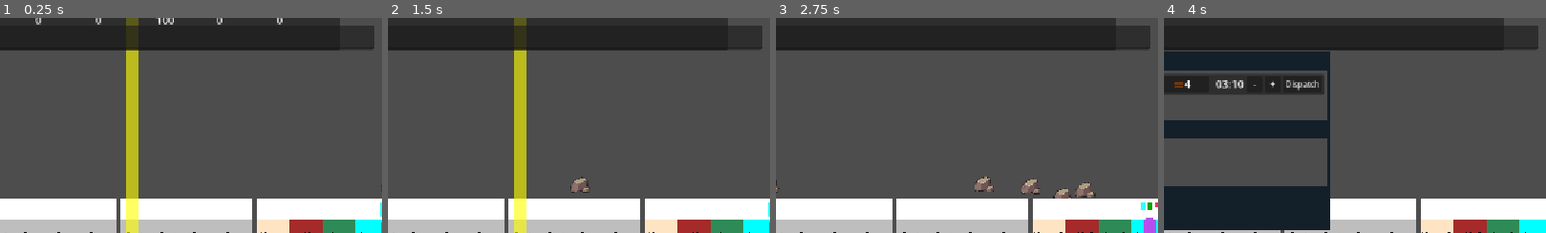
Above: before the commit, frames 1-4 (left to right).
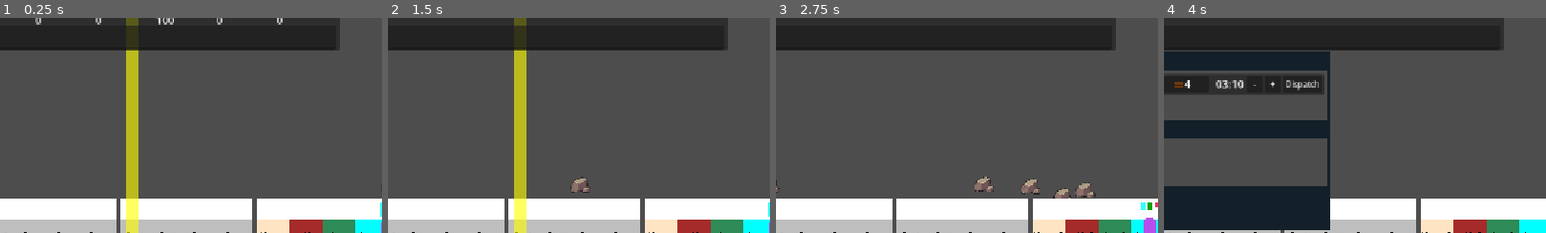
Above: after the commit, the same moments.

Repository: Sphinx111/ed_and_morgs_train_builder
Game: Godot game, scene res://Scenes/traincar.tscn
Same seed, same stepped clock (60 frames per second), same inputs: the game is played once before the commit and once after it.
Inputs (mouse positions are % of the whole screen's width and height, from its top left):
- Up to frame 1 (0.25 s): no input
- Up to frame 2 (1.5 s): click "Workers" at 0.5 s; click "Pass++" at 1.25 s
- Up to frame 3 (2.75 s): click (98, 98) at 2 s
- Up to frame 4 (4 s): click (68, 97) at 2.75 s; click "Expeditions" at 3.5 s
The pictures show only the part of the screen within x 36-86%, y 6-56%; the shares and areas given below are measured in that part.

The runs differ from the first frame. In frame 1, 1.0% of the frame differs, in the area x 88-98%, y 3-15%; in frame 2, 1.0%; in frame 3, 1.0%; in frame 4, 1.0%.

Commit message:
Skeleton of a Narrative event dialog system
narrative_engine controls triggering of events.
NarrativeEvent contains the model for different types of events
DialogPopup views/displays the data from a NarrativeEvent and provides buttons
TrainEvent is a model container for things affecting the train
EventProcessor consumes TrainEvents and applies changes to the train, for example adding resources.

Diff:
--- /dev/null
+++ b/DialogPopup.gd
@@ -0,0 +1,84 @@
+extends Control
+
+class_name DialogPopup
+
+@onready var promptLabel: RichTextLabel = get_node("DialogPanel/PromptLabel")
+@onready var button1: Button = get_node("DialogPanel/Button1")
+@onready var button2: Button = get_node("DialogPanel/Button2")
+@onready var button3: Button = get_node("DialogPanel/Button3")
+
+signal option1
+signal option2
+signal option3
+signal finished
+
+var choiceMade : int = 0
+var stepPos : int = 0
+var activeEvent : NarrativeEvent
+var ready_to_close : bool = false
+
+func set_event(new_event: NarrativeEvent) -> void:
+	activeEvent = new_event
+	_load_step(stepPos)
+
+func _load_step(stepNum : int) -> void:
+	if stepNum > activeEvent.stepsCount:
+		print_debug("%d stepcount reached???" % stepNum)
+		return
+	if (activeEvent.sequence[stepNum] == NarrativeEvent.OUTCOME):
+		promptLabel.text = activeEvent.outcomeTexts[choiceMade]
+		button1.text = "Continue"
+		button1.show()
+		ready_to_close = true
+		return
+	elif (activeEvent.sequence[stepNum] == NarrativeEvent.TEXT_ONLY):
+		promptLabel.text = activeEvent.promptTexts[stepNum]
+		button1.text = "Continue"
+		button1.show()
+	elif (activeEvent.sequence[stepNum] == NarrativeEvent.CHOICE):
+		promptLabel.text = activeEvent.promptTexts[stepNum]
+		if activeEvent.choicesCount >= 1:
+			button1.text = activeEvent.choiceTexts[0]
+			button1.show()
+		if activeEvent.choicesCount >= 2:
+			button2.text = activeEvent.choiceTexts[1]
+			button2.show()
+		if activeEvent.choicesCount >= 3:
+			button3.text = activeEvent.choiceTexts[2]
+			button3.show()
+	pass
+
+func next_step():
+	stepPos += 1
+	button1.hide()
+	button2.hide()
+	button3.hide()
+	_load_step(stepPos)
+
+func _on_button1_pressed() -> void:
+	if ready_to_close:
+		_event_finished()
+		return;
+	choiceMade = 0
+	next_step()
+	pass # Replace with function body.
+
+
+func _on_button2_pressed() -> void:
+	choiceMade = 1
+	next_step()
+	pass # Replace with function body.
+
+
+func _on_button3_pressed() -> void:
+	choiceMade = 2
+	next_step()
+	pass # Replace with function body.
+
+func _event_finished() -> void:
+	if choiceMade == 0:
+		option1.emit()
+	elif choiceMade == 1:
+		option2.emit()
+	elif choiceMade == 2:
+		option3.emit()
--- a/GameManager.gd
+++ b/GameManager.gd
@@ -1,11 +1,16 @@
 extends Control
 
 @onready var ui_tree: Control = get_node("UICanvas/BasicUI")
-
+var currentTrain : Train
+var narrativeEngine : NarrativeEngine
 
 func _ready() -> void:
 	get_viewport().size_changed.connect(_configure_root_layout)
 	_configure_root_layout()
+	currentTrain = get_node("Train")
+	narrativeEngine = NarrativeEngine.new(currentTrain)
+	add_child(narrativeEngine)
+	narrativeEngine.start()
 
 
 func _configure_root_layout() -> void:
--- a/MapHandler.gd
+++ b/MapHandler.gd
@@ -37,8 +37,9 @@
 	var nextOil : ResourceSpot = get_next_resource_spot("oil")
 	if nextOil != null:
 		#nextOil.colorRect.color = Color.RED
-		print("distance to oil well: %f" % get_dist_to_next_resource_spot("oil"))
+		#print("distance to oil well: %f" % get_dist_to_next_resource_spot("oil"))
 		#print("Next Oil Well has %s units and is at %f" % [nextOil.quantity, nextOil.progress])
+		pass
 
 func request_resources(wantedType : String) -> float:
 	return mainRoute.request_resources(wantedType, collection_margin)
--- /dev/null
+++ b/NarrativeEvent.gd
@@ -0,0 +1,29 @@
+extends Node
+
+## This class holds the data that will populate a Narrative event's Dialog Popup
+class_name NarrativeEvent
+
+var eventName : String = "exampleEvent"
+
+var stepsCount : int = 1
+var choicesCount : int = 3
+var position : int = 0
+
+const TEXT_ONLY : int = 0
+const CHOICE : int = 1
+const OUTCOME : int = 2
+
+var sequence : Array[int] = [CHOICE, OUTCOME]
+var promptTexts : Array[String] = ["You are away, your home behind you. How do you feel?"]
+var choiceTexts: Array[String] = ["Relieved - We survived, that's the best we could expect",
+								  "Fearful - How are we supposed to survive this?",
+								  "Optimistic - This will be a new start for us"]
+var narrativeResults : Array[TrainEvent] = [TrainEvent.new(TrainEvent.NO_EFFECT),
+						 TrainEvent.new(TrainEvent.CHANGE_MOOD, -1.0),
+						 TrainEvent.new(TrainEvent.CHANGE_MOOD, 1.0)]
+var outcomeTexts : Array[String] = ["Your crew are unaffected",
+								  "Your crew are hardened",
+								  "Your crew are happier"]
+
+func _init(eventType : String) -> void:
+	pass
--- /dev/null
+++ b/Scenes/dialog_popup.tscn
@@ -0,0 +1,85 @@
+[gd_scene load_steps=2 format=3 uid="uid://gierjwa0bweg"]
+
+[ext_resource type="Script" uid="uid://dxa5f0vev8vqe" path="res://DialogPopup.gd" id="1_6ma02"]
+
+[node name="Node2D" type="Control"]
+layout_mode = 3
+anchors_preset = 15
+anchor_right = 1.0
+anchor_bottom = 1.0
+grow_horizontal = 2
+grow_vertical = 2
+mouse_filter = 1
+script = ExtResource("1_6ma02")
+
+[node name="DialogPanel" type="Panel" parent="."]
+layout_mode = 1
+anchors_preset = 8
+anchor_left = 0.5
+anchor_top = 0.5
+anchor_right = 0.5
+anchor_bottom = 0.5
+offset_left = -290.5
+offset_top = -159.5
+offset_right = 290.5
+offset_bottom = 159.5
+grow_horizontal = 2
+grow_vertical = 2
+
+[node name="Button1" type="Button" parent="DialogPanel"]
+visible = false
+layout_mode = 0
+offset_left = 25.0
+offset_top = 198.0
+offset_right = 555.0
+offset_bottom = 229.0
+text = "1 - Option One"
+
+[node name="Button2" type="Button" parent="DialogPanel"]
+visible = false
+layout_mode = 0
+offset_left = 25.0
+offset_top = 234.0
+offset_right = 555.0
+offset_bottom = 265.0
+text = "2 - Option Two"
+
+[node name="Button3" type="Button" parent="DialogPanel"]
+visible = false
+layout_mode = 0
+offset_left = 25.0
+offset_top = 270.0
+offset_right = 555.0
+offset_bottom = 301.0
+text = "3 - Option Three"
+
+[node name="PromptLabel" type="RichTextLabel" parent="DialogPanel"]
+layout_mode = 0
+offset_left = 23.0
+offset_top = 20.0
+offset_right = 552.0
+offset_bottom = 176.0
+text = "An event Happens
+And you need to decide how you will react to it"
+
+[node name="TextInput" type="TextEdit" parent="DialogPanel"]
+visible = false
+layout_mode = 0
+offset_left = 30.0
+offset_top = 234.0
+offset_right = 554.0
+offset_bottom = 268.0
+placeholder_text = "Type your answer here"
+
+[node name="TextSubmitButton" type="Button" parent="DialogPanel"]
+visible = false
+layout_mode = 0
+offset_left = 473.0
+offset_top = 274.0
+offset_right = 555.0
+offset_bottom = 305.0
+text = "Submit"
+
+[connection signal="pressed" from="DialogPanel/Button1" to="." method="_on_button1_pressed"]
+[connection signal="pressed" from="DialogPanel/Button2" to="." method="_on_button2_pressed"]
+[connection signal="pressed" from="DialogPanel/Button3" to="." method="_on_button3_pressed"]
--- a/Scenes/traincar.tscn
+++ b/Scenes/traincar.tscn
@@ -6,19 +6,16 @@
 [ext_resource type="Script" uid="uid://7uaxcahr5q1c" path="res://passengerManager.gd" id="3_ksonv"]
 [ext_resource type="Script" uid="uid://csq0nprbdyf3s" path="res://basic_ui.gd" id="4_fqnf8"]
 [ext_resource type="Script" uid="uid://c841d2swd3ym7" path="res://Scenes/construction_panel.gd" id="4_o0k6p"]
-[ext_resource type="Script" path="res://Scenes/debug_panel.gd" id="5_8ylg8"]
+[ext_resource type="Script" uid="uid://cuui40vdfntkr" path="res://Scenes/debug_panel.gd" id="5_8ylg8"]
 [ext_resource type="Script" uid="uid://b422owa3buotj" path="res://Scenes/resource_panel.gd" id="5_respnl"]
 [ext_resource type="Script" uid="uid://bgfikw40kx7qw" path="res://BackgroundHandler.gd" id="6_mscei"]
 [ext_resource type="PackedScene" uid="uid://bnmpeykxiku0" path="res://Scenes/LeverControl.tscn" id="6_u0kvb"]
 [ext_resource type="Script" uid="uid://76holwxha2tp" path="res://camera_controller.gd" id="7_camctl"]
 
 [node name="SceneRoot" type="Control"]
+layout_direction = 2
 layout_mode = 3
-anchors_preset = 15
-anchor_right = 1.0
-anchor_bottom = 1.0
-grow_horizontal = 2
-grow_vertical = 2
+anchors_preset = 0
 mouse_filter = 1
 script = ExtResource("1_o0k6p")
 
@@ -157,7 +154,7 @@
 layout_mode = 0
 offset_left = 3.0
 offset_top = 52.0
-offset_right = 974.0
+offset_right = 916.0
 offset_bottom = 88.0
 placeholder_text = "Type instructions here"
 
--- a/Train.gd
+++ b/Train.gd
@@ -7,6 +7,8 @@
 var players = []				#Which players run the train?
 var carriages : Array[TraincarBase] = []
 var tickCount = 0 				#Resource ticks since the train launched
+
+var eventProcessor : TrainEventProcessor = TrainEventProcessor.new(self)
 
 var CarriageScene = preload("res://Scenes/traincar_base.tscn")
 
--- /dev/null
+++ b/TrainEventProcessor.gd
@@ -0,0 +1,19 @@
+extends Node
+
+## This class consumes the TrainEvent class, and translates the event into in-game actions
+class_name TrainEventProcessor
+
+var train : Train
+
+func _init(myTrain : Train) -> void:
+	train = myTrain
+
+func handle_event(newEvent : TrainEvent):
+	if newEvent.eventType == TrainEvent.NO_EFFECT:
+		return
+	if newEvent.eventType == TrainEvent.CHANGE_MOOD:
+		if (newEvent.variable1 is float):
+			print("Changing mood by %d" % newEvent.variable1)
+	if newEvent.eventType == TrainEvent.CHANGE_RESOURCE:
+		if (newEvent.variable1 is String && newEvent.variable2 is float):
+			train.add_res(newEvent.variable1, newEvent.variable2)
--- /dev/null
+++ b/narrative_engine.gd
@@ -0,0 +1,63 @@
+extends Node
+
+## This class triggers and selects Narrative events to show to the player
+class_name NarrativeEngine
+
+var train : Train
+
+func _init(newTrain : Train) -> void:
+	train = newTrain
+
+## The earliest an event can happen in seconds
+var first_event_time : float = 5.0
+var main_timer : Timer = Timer.new()
+
+## How fast time progresses whilst the player is reading the event
+var event_sim_speed : float = 0.1
+
+var popupScene : PackedScene = preload("res://Scenes/dialog_popup.tscn")
+var active_popup : DialogPopup
+var active_event : NarrativeEvent
+
+func start() -> void:
+	main_timer.wait_time = first_event_time
+	main_timer.one_shot = true
+	main_timer.timeout.connect(_on_main_timer_timeout)
+	add_child(main_timer)
+	main_timer.start()
+
+
+func _on_main_timer_timeout() -> void:
+	active_event = NarrativeEvent.new("someType")
+	active_popup = popupScene.instantiate()
+	var ui_canvas: CanvasLayer = get_parent().get_node("UICanvas")
+	ui_canvas.add_child(active_popup)
+	_connect_signals()
+	active_popup.set_event(active_event)
+
+func _connect_signals():
+	active_popup.option1.connect(_on_option1)
+	active_popup.option2.connect(_on_option2)
+	active_popup.option3.connect(_on_option3)
+
+func cleanup_dialogbox() -> void:
+	active_popup.queue_free()
+	active_popup = null
+
+func _on_option1():
+	print("option1 pressed")
+	train.eventProcessor.handle_event(active_event.narrativeResults[0])
+	cleanup_dialogbox()
+	pass
+
+func _on_option2():
+	print("option2 pressed")
+	train.eventProcessor.handle_event(active_event.narrativeResults[1])
+	cleanup_dialogbox()
+	pass
+
+func _on_option3():
+	print("option3 pressed")
+	train.eventProcessor.handle_event(active_event.narrativeResults[2])
+	cleanup_dialogbox()
+	pass
--- /dev/null
+++ b/train_event.gd
@@ -0,0 +1,21 @@
+extends Node
+
+## This class is a data container which is typically emitted by a signal
+## It holds a type of event, and any variables used in that event
+class_name TrainEvent
+
+## These are effectively enums for the class, to define the type of event
+const NO_EFFECT : int = 0
+const CHANGE_RESOURCE : int = 1
+const CHANGE_MOOD : int = 2
+
+var eventType : int = 0
+
+var variable1 # untyped variable, flexible depending on event type
+var variable2 # untyped variable, flexible depending on event type
+
+
+func _init(type: int = NO_EFFECT, var1: Variant = null, var2: Variant = null) -> void:
+	eventType = type
+	variable1 = var1
+	variable2 = var2
Not shown, added: DialogPopup.gd.uid
Not shown, added: NarrativeEvent.gd.uid
Not shown, added: TrainEventProcessor.gd.uid
Not shown, added: narrative_engine.gd.uid
Not shown, added: train_event.gd.uid
